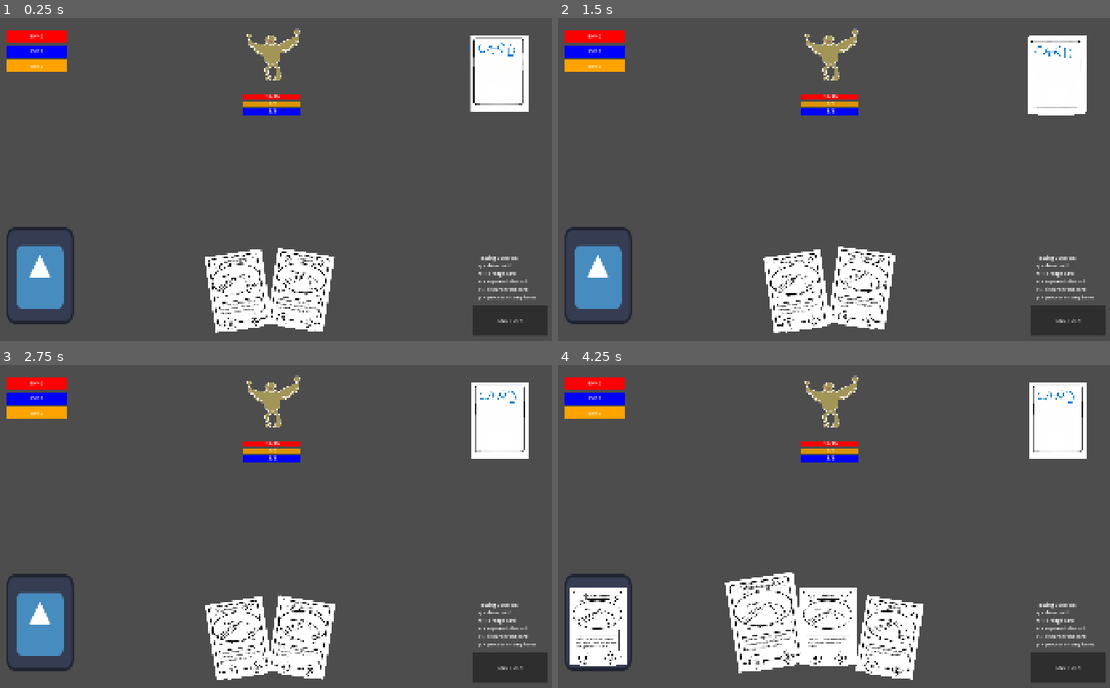
Above: before the commit, frames 1-4 (two rows, left to right).
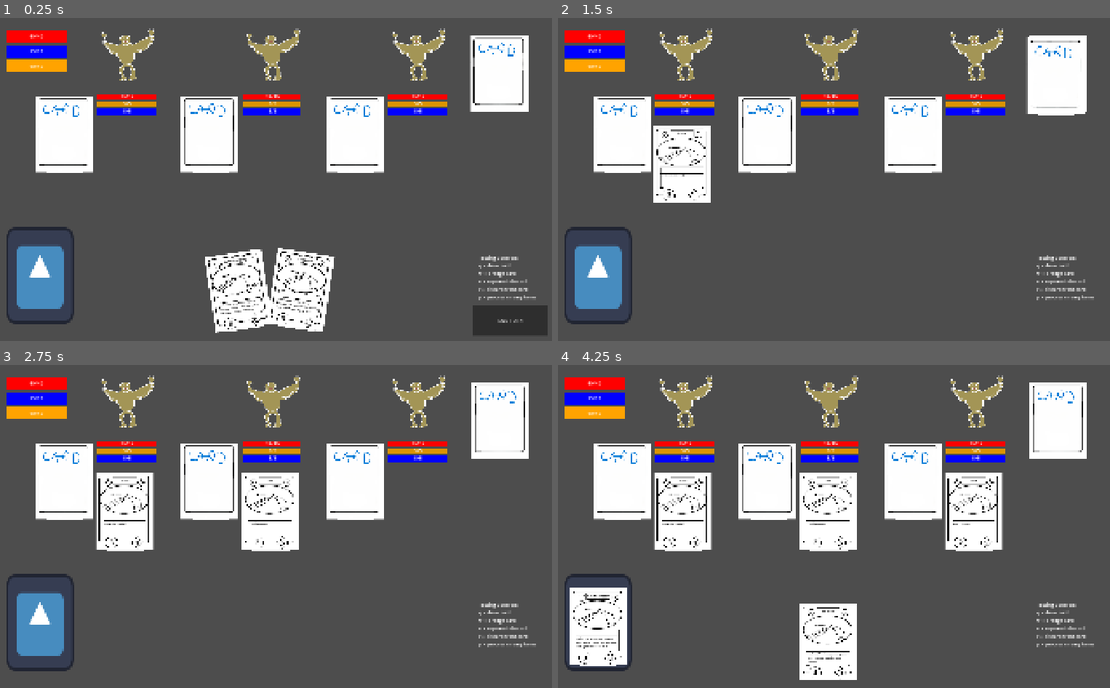
Above: after the commit, the same moments.

Repository: idealmonke/2.5d-test
Game: Godot game, scene res://game_data/scenes/Prototype_Battle.tscn
The game is run twice, just before and just after one commit, with the same random seed, the same clock (stepped at 60 frames per second) and the same inputs. This scene is started directly instead of the project's main scene. The engine's default icon, where the game draws it, is replaced by a stand-in: a white triangle on a blue panel in a dark square.
Inputs (mouse positions are in pixels of both pictures, inside the frame that each line leads up to):
- Up to frame 1 (0.25 s): no input
- Up to frame 2 (1.5 s): tap Enter at 0.5 s; drag from (596, 276) to (1060, 72) at 0.52 s; click "END TURN" at 1.25 s
- Up to frame 3 (2.75 s): tap Space at 2 s; drag from (502, 419) to (38, 623) at 2.02 s
- Up to frame 4 (4.25 s): move the mouse to (1060, 416) at 2.77 s; hold W 2.78-3.5 s; tap Q at 2.85 s; click (1060, 416) at 2.92 s; tap P at 3.05 s; drag from (1060, 419) to (767, 639) at 3.52 s

The runs differ from the first frame. In frame 1, 9.4% of the frame differs, in the area x 6-82%, y 3-48%; in frame 2, 18%; in frame 3, 20%; in frame 4, 25%, in the area x 6-100%, y 3-99%.

Commit message:
enemy card state machine

Diff:
--- a/game_data/battle_config.tres
+++ b/game_data/battle_config.tres
@@ -1,10 +1,10 @@
-[gd_resource type="Resource" script_class="battle_config" format=3 uid="uid://dfsarwcjiqkse"]
+[gd_resource type="Resource" script_class="battle_config" format=3 uid="uid://ho0yaixa65ro"]
 
 [ext_resource type="Resource" uid="uid://bfow5mjt2qwkc" path="res://game_data/player_data/party_data/Starter1.tres" id="1_d2gtx"]
 [ext_resource type="Script" uid="uid://dpmb6l2ednj1l" path="res://game_data/battle_config.gd" id="2_krdy4"]
 
 [resource]
 script = ExtResource("2_krdy4")
-enemyIDs = Array[int]([-1, 1, -1])
+enemyIDs = Array[int]([1, 1, 1])
 party = ExtResource("1_d2gtx")
 metadata/_custom_type_script = "uid://dpmb6l2ednj1l"
--- a/game_data/enemies/card_data/bite.tres
+++ b/game_data/enemies/card_data/bite.tres
@@ -7,6 +7,7 @@
 script = ExtResource("1_1r737")
 mana_cost = 5
 stamina_cost = 2
+ability_desc = "Deal 1 damage"
 card_name = "bite"
 card_art = ExtResource("1_sav3h")
 card_id = 1
--- a/game_data/enemies/card_data/knaw.tres
+++ b/game_data/enemies/card_data/knaw.tres
@@ -7,6 +7,7 @@
 script = ExtResource("1_tm1w8")
 mana_cost = 1
 stamina_cost = 3
+ability_desc = "knaws the head off"
 card_name = "knaw"
 card_art = ExtResource("1_isu5f")
 card_id = 2
--- a/game_data/enemies/enemy.gd
+++ b/game_data/enemies/enemy.gd
@@ -42,6 +42,8 @@
 var stamina_bar: TextureProgressBar
 var mana_bar: TextureProgressBar
 
+var enemy_card_container : Node2D
+
 var health_bar_text : Label
 var stamina_bar_text : Label
 var mana_bar_text : Label
@@ -65,6 +67,8 @@
 	health_bar_text = $health_bar_text
 	stamina_bar_text = $stamina_bar_text
 	mana_bar_text = $mana_bar_text
+
+	enemy_card_container = $enemy_card_container
 
 	status_effect_bar = $status_effect_bar
 
@@ -181,6 +185,16 @@
 
 	sprite.scale = Vector2(TEMP_SIZE,TEMP_SIZE) / base_sprite.get_size()
 
+	#activate_goku_mode(data.card_ids)
+
+#func activate_goku_mode(ids : Array[int]):
+#	library = enemy_library.new()
+#	library.init(ids)
+
+func setup_library(lib : Array[enemy_card]) -> void:
+	hand = enemy_hand.new()
+	hand.init(self, lib)
+
 func process_turn() -> void:
 	# Upkeep
 	_upkeep_regen_mana()
@@ -188,11 +202,19 @@
 	_process_active_status(COMMON_ENUMS.TIMING.START)
 
 	# Playing Turn
-	#hand.draw_hand(hand_size)
+
+	#TODO: set hand size
+
+	print("processing turn for enemy # "+str(idx))
+
+	hand.draw_hand(1)
 	#hand.play_hand()
+
+	#await get_tree().create_timer(1.0).timeout
 
 	# End of Turn
 	#hand.replenish_hand()
+	await get_tree().create_timer(1.0).timeout
 
 func is_full_health() -> bool:
 	if max_health == current_health:
--- a/game_data/enemies/enemy.tscn
+++ b/game_data/enemies/enemy.tscn
@@ -90,3 +90,5 @@
 offset_bottom = 170.0
 script = ExtResource("3_mde5d")
 metadata/_custom_type_script = "uid://t5qbjm3s8snw"
+
+[node name="enemy_card_container" type="Node2D" parent="." unique_id=1801170905]
--- a/game_data/enemies/enemy_card.gd
+++ b/game_data/enemies/enemy_card.gd
@@ -49,6 +49,7 @@
 	card_ability_label = $card_ability
 	card_stamina_cost_label = $stamina_cost
 	card_mana_cost_label = $mana_cost
+
 	_update_text()
 
 	call_deferred("_late_setup")
@@ -92,17 +93,26 @@
 
 func _update_text() -> void:
 	# Change to actual propertes once they initialize correctly
-	card_name_label.text = "enemy default name"
-	card_ability_label.text = "enemy default ability"
-	card_stamina_cost_label.text = "3"
-	card_mana_cost_label.text = "0"
+	card_name_label.text = card_name
+	card_ability_label.text = ability_desc
+	card_stamina_cost_label.text = str(stamina_cost)
+	card_mana_cost_label.text = str(mana_cost)
 
-func initialize_card(resource_data: enemy_card_data) -> void:
+func initialize_card(resource_data: enemy_card_data, idx : int) -> void:
+	#temp (hi tyler >:D)
+	scale = Vector2(0.5,0.5)
+
 	card_name = resource_data.card_name
 	card_id = resource_data.card_id
 	card_art = resource_data.card_art
 	mana_cost = resource_data.mana_cost
 	ability_desc = resource_data.ability_desc
-	ability = resource_data.card_ability.execute
+	#ability = resource_data.card_ability.execute
 	stamina_cost = resource_data.stamina_cost
+
+	#temp as well ig
+	library_location = BattleController.data.enemy_locations[idx]+Vector2(-200,200)
+	hand_location = BattleController.data.enemy_locations[idx]+Vector2(0,300)
+
 	_update_text()
+	set_back()
--- /dev/null
+++ b/game_data/enemies/enemy_card.tscn
@@ -0,0 +1,82 @@
+[gd_scene format=3 uid="uid://dksu0kffvpucr"]
+
+[ext_resource type="Script" uid="uid://bld0bfm27wxb4" path="res://game_data/enemies/enemy_card.gd" id="1_hcqxf"]
+[ext_resource type="Shader" uid="uid://b01vpgxcjaa8c" path="res://game_data/skill_cards/card_art/exhausted_card.gdshader" id="2_e7owk"]
+[ext_resource type="Texture2D" uid="uid://dq27uwoxutmax" path="res://game_data/skill_cards/card_art/Blank_Card.png" id="3_rvqya"]
+
+[sub_resource type="ShaderMaterial" id="ShaderMaterial_rbmu1"]
+shader = ExtResource("2_e7owk")
+shader_parameter/is_exhausted = false
+shader_parameter/darken_amount = 0.800000038
+shader_parameter/desaturate_amount = 0.30000001425
+
+[sub_resource type="RectangleShape2D" id="RectangleShape2D_oq0p8"]
+size = Vector2(362, 482)
+
+[sub_resource type="RectangleShape2D" id="RectangleShape2D_c3bn7"]
+size = Vector2(380, 554)
+
+[sub_resource type="LabelSettings" id="LabelSettings_n3qs3"]
+font_size = 20
+font_color = Color(0, 0, 0, 1)
+shadow_color = Color(0.7607843, 0.32941177, 0.24313726, 0)
+
+[sub_resource type="LabelSettings" id="LabelSettings_v6o64"]
+font_color = Color(0, 0, 0, 1)
+
+[sub_resource type="LabelSettings" id="LabelSettings_xvj8d"]
+font_size = 42
+font_color = Color(0, 0, 0, 1)
+
+[node name="enemy_card" type="Area2D" unique_id=790710526]
+script = ExtResource("1_hcqxf")
+metadata/_custom_type_script = "uid://bld0bfm27wxb4"
+
+[node name="Sprite2D" type="Sprite2D" parent="." unique_id=1640638067]
+material = SubResource("ShaderMaterial_rbmu1")
+texture = ExtResource("3_rvqya")
+
+[node name="CollisionShape2D" type="CollisionShape2D" parent="." unique_id=973619810]
+position = Vector2(-17, -35)
+shape = SubResource("RectangleShape2D_oq0p8")
+
+[node name="hover_area" type="Area2D" parent="." unique_id=743467541]
+
+[node name="hover_area_collision" type="CollisionShape2D" parent="hover_area" unique_id=218881930]
+position = Vector2(-18, -61)
+shape = SubResource("RectangleShape2D_c3bn7")
+
+[node name="card_name" type="Label" parent="." unique_id=1761094704]
+offset_left = -92.0
+offset_top = -256.0
+offset_right = 60.0
+offset_bottom = -214.0
+label_settings = SubResource("LabelSettings_n3qs3")
+horizontal_alignment = 1
+vertical_alignment = 1
+
+[node name="card_ability" type="Label" parent="." unique_id=1676130782]
+offset_left = -154.0
+offset_top = 34.0
+offset_right = 122.0
+offset_bottom = 122.0
+label_settings = SubResource("LabelSettings_v6o64")
+autowrap_mode = 3
+
+[node name="mana_cost" type="Label" parent="." unique_id=975483437]
+offset_left = 42.0
+offset_top = 144.0
+offset_right = 90.0
+offset_bottom = 202.0
+label_settings = SubResource("LabelSettings_xvj8d")
+horizontal_alignment = 1
+vertical_alignment = 1
+
+[node name="stamina_cost" type="Label" parent="." unique_id=412412807]
+offset_left = -132.0
+offset_top = 142.0
+offset_right = -72.0
+offset_bottom = 200.0
+label_settings = SubResource("LabelSettings_xvj8d")
+horizontal_alignment = 1
+vertical_alignment = 1
--- a/game_data/enemies/enemy_data.gd
+++ b/game_data/enemies/enemy_data.gd
@@ -8,6 +8,7 @@
 @export var max_stamina: int
 @export var max_mana: int
 @export var mana_regen: int
+@export var card_ids : Array[int]
 
 var deck: Array[enemy_card]
 
--- a/game_data/enemies/enemy_data/goku.tres
+++ b/game_data/enemies/enemy_data/goku.tres
@@ -1,7 +1,7 @@
-[gd_resource type="Resource" script_class="enemy_data" format=3]
+[gd_resource type="Resource" script_class="enemy_data" format=3 uid="uid://diq47ppbwjuj2"]
 
-[ext_resource type="Texture2D" path="res://game_data/goku/goku.png" id="1_vp33r"]
-[ext_resource type="Script" path="res://game_data/enemies/enemy_data.gd" id="2_y043n"]
+[ext_resource type="Texture2D" uid="uid://cem1g003uokh2" path="res://game_data/goku/goku.png" id="1_vp33r"]
+[ext_resource type="Script" uid="uid://cms41786xgnrv" path="res://game_data/enemies/enemy_data.gd" id="2_y043n"]
 
 [resource]
 script = ExtResource("2_y043n")
--- a/game_data/enemies/enemy_data/harpy.tres
+++ b/game_data/enemies/enemy_data/harpy.tres
@@ -1,7 +1,7 @@
-[gd_resource type="Resource" script_class="enemy_data" format=3]
+[gd_resource type="Resource" script_class="enemy_data" format=3 uid="uid://buyn7osxe6swb"]
 
-[ext_resource type="Script" path="res://game_data/enemies/enemy_data.gd" id="1_7dg61"]
-[ext_resource type="Texture2D" path="res://game_data/enemies/enemy_art/enemy_harpy.png" id="1_ihtkf"]
+[ext_resource type="Script" uid="uid://cms41786xgnrv" path="res://game_data/enemies/enemy_data.gd" id="1_7dg61"]
+[ext_resource type="Texture2D" uid="uid://b8jyxdir6bjj3" path="res://game_data/enemies/enemy_art/enemy_harpy.png" id="1_ihtkf"]
 
 [resource]
 script = ExtResource("1_7dg61")
@@ -11,4 +11,5 @@
 max_stamina = 5
 max_mana = 5
 mana_regen = 1
+card_ids = Array[int]([1, 2])
 art = ExtResource("1_ihtkf")
--- a/game_data/enemies/enemy_hand.gd
+++ b/game_data/enemies/enemy_hand.gd
@@ -3,7 +3,6 @@
 
 var enemy_self: enemy
 var hand: Array[enemy_card]
-var controller: battle_controller
 var library: enemy_library
 
 @export var card_width: int = 200
@@ -13,18 +12,29 @@
 func _ready() -> void:
 	pass
 
+func init(enem : enemy, lib : Array[enemy_card]) -> void:
+	enemy_self = enem
+	hand = []
+
+	library = enemy_library.new()
+	library.library = lib
+
 func draw_hand(hand_size: int) -> void:
+	library.library.shuffle()
+
 	for i in hand_size:
 		if library.is_empty():
 			return
 		var card = library.draw_card()
 		card.set_front()
+		card.interactable_state = COMMON_ENUMS.ENEMY_CARD_STATE.HAND
 		hand.push_front(card)
 	_set_hand_offset()
 
 func replenish_hand() -> void:
 	for card in hand:
 		card.set_back()
+		card.interactable_state = COMMON_ENUMS.ENEMY_CARD_STATE.LIBRARY
 	library.replenish_cards(hand)
 	hand.clear()
 
@@ -38,7 +48,7 @@
 	if valid_cards.is_empty():
 		return null
 	var card: enemy_card = valid_cards.pick_random()
-	card.ability.call(controller)
+	#TODO: activate card
 	return card
 
 func play_hand() -> void:
@@ -52,7 +62,7 @@
 		return
 	if count == 1:
 		hand[0].location_offset = Vector2.ZERO
-		hand[0].rotation_offset = 0.0
+		#hand[0].rotation_offset = 0.0
 		return
 
 	var ideal_total_width = (count - 1) * card_width # Distance apart if no overlap
@@ -68,4 +78,4 @@
 
 		hand[index].location_offset = Vector2(x, 0)
 		hand[index].z_index = index
-		hand[index].old_z_index = index
+		#hand[index].old_z_index = index
--- a/game_data/enemies/enemy_library.gd
+++ b/game_data/enemies/enemy_library.gd
@@ -5,6 +5,9 @@
 
 func _ready() -> void:
 	pass
+
+#func init(ids : Array[int]):
+#	pass
 
 func draw_card() -> enemy_card:
 	if library.is_empty():
--- a/game_data/scripts/battle_controller.gd
+++ b/game_data/scripts/battle_controller.gd
@@ -44,10 +44,10 @@
 	if event is InputEventKey:
 		if event.pressed and event.keycode == KEY_R:
 			discard_front()
-	if event is InputEventKey:
-		if event.pressed and event.keycode == KEY_P:
-			for enem in data.enemies:
-				enem.process_turn()
+	#if event is InputEventKey:
+	#	if event.pressed and event.keycode == KEY_P:
+	#		for enem in data.enemies:
+	#			enem.process_turn()
 
 func setup(battle_scene: Node, discard: Node, hand: Node, library: Node, tm : targeting_manager, end_turn, display: skill_card_display_grid, win: PanelContainer) -> void:
 	data.discard = discard
@@ -179,7 +179,13 @@
 
 func _enemy_turns() -> COMMON_ENUMS.BATTLE_STATE:
 	for enem in data.enemies:
-		enem.process_turn()
+		await enem.process_turn()
+
+	await get_tree().create_timer(1.0).timeout
+
+	for enem in data.enemies:
+		enem.hand.replenish_hand()
+
 	return COMMON_ENUMS.BATTLE_STATE.PLAYER_UPKEEP
 
 func _player_playing() -> void:
@@ -213,7 +219,7 @@
 		COMMON_ENUMS.BATTLE_STATE.PLAYER_PLAYING:
 			end_turn_button.show()
 		COMMON_ENUMS.BATTLE_STATE.ENEMY_TURNS:
-			pass
+			end_turn_button.hide()
 		COMMON_ENUMS.BATTLE_STATE.BEGIN_BATTLE:
 			pass
 		COMMON_ENUMS.BATTLE_STATE.CARD_PLAYING:
@@ -258,7 +264,8 @@
 		COMMON_ENUMS.BATTLE_STATE.PLAYER_PLAYING:
 			_player_playing()
 		COMMON_ENUMS.BATTLE_STATE.ENEMY_TURNS:
-			_change_state(_enemy_turns())
+			var state = await _enemy_turns()
+			_change_state(state)
 		COMMON_ENUMS.BATTLE_STATE.BEGIN_BATTLE:
 			# DO NOTHING HERE, JUST STOPS THE EXIT STATE FROM CALLING INITIALLY
 			pass
--- a/game_data/scripts/battle_setup.gd
+++ b/game_data/scripts/battle_setup.gd
@@ -4,6 +4,8 @@
 const BATTLE_CONFIG = preload("res://game_data/battle_config.tres")
 
 const ENEMY_SCENE = preload("res://game_data/enemies/enemy.tscn")
+
+const ENEMY_CARD_SCENE = preload("res://game_data/enemies/enemy_card.tscn")
 
 func _ready() -> void:
 
@@ -18,6 +20,7 @@
 
 	_init_player_cards()
 	_init_enemies()
+
 	print("enemies created")
 	BattleController._change_state(COMMON_ENUMS.BATTLE_STATE.PLAYER_UPKEEP)
 
@@ -51,6 +54,16 @@
 		$enemy_storage.add_child(enemy_instance)
 		enemy_instance.initialize_data(data, idx)
 
+		var enemy_cards : Array[enemy_card]
+		for card_id in data.card_ids:
+			var enemy_card_instance : enemy_card = ENEMY_CARD_SCENE.instantiate()
+			var e_card_data : enemy_card_data = enemy_card_registry.get_card_data(card_id)
+			enemy_instance.enemy_card_container.add_child(enemy_card_instance)
+			enemy_card_instance.initialize_card(e_card_data, idx)
+			enemy_cards.append(enemy_card_instance)
+
+		enemy_instance.setup_library(enemy_cards)
+
 		#BattleController.data.enemies[idx] = enemy_instance
 		BattleController.data.enemies.append(enemy_instance)
 		enemy_instance.position = BattleController.data.enemy_locations[idx]
